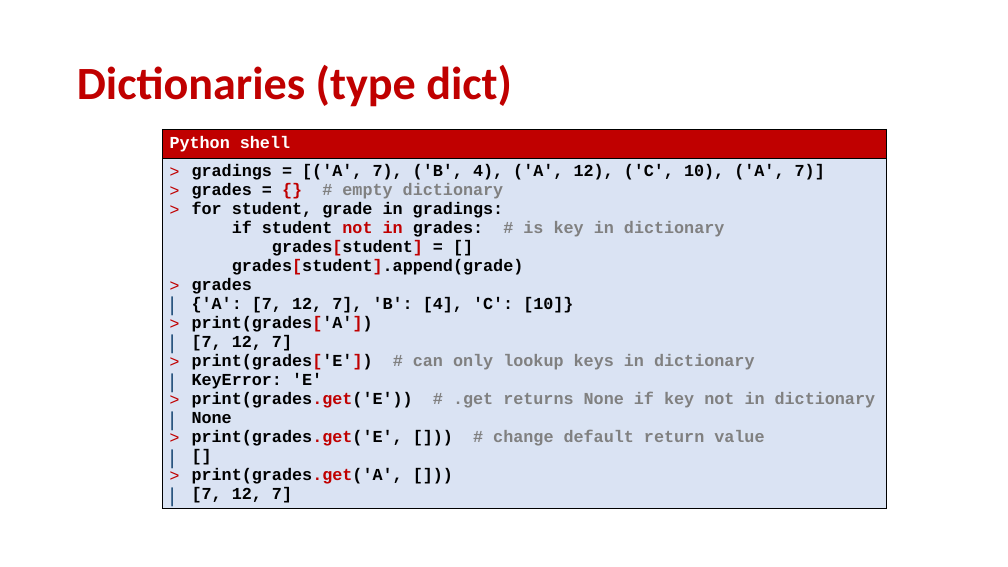
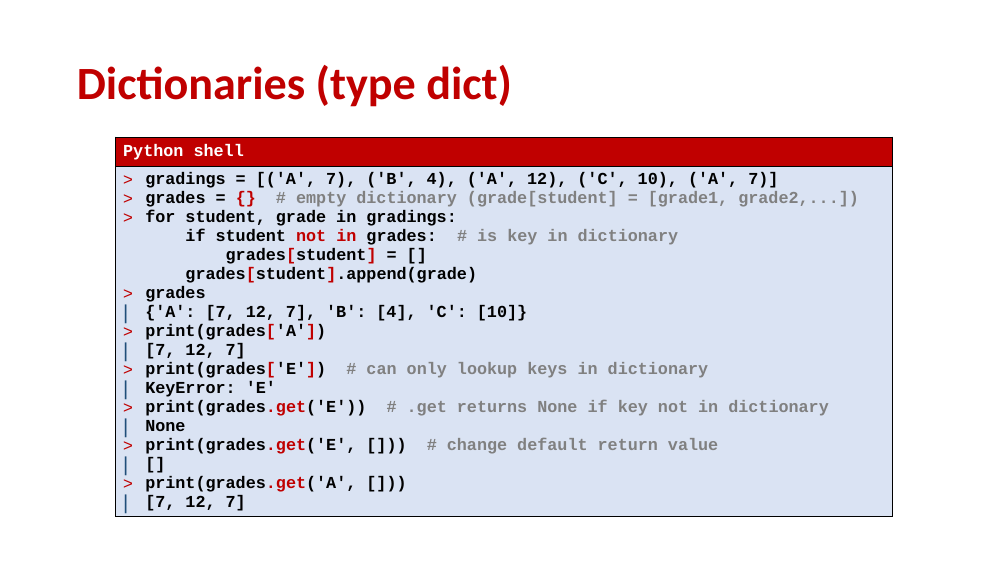
Before and after one commit to gsbrodal/gsbrodal.github.io, a slide deck: slide 4 of ipsa/slides/dictionaries.pptx. Drawn at 1008x567 pixels with LibreOffice and Linux fonts; fonts in the diff are those of the drawing. Boxes give left, top, right and bottom in pixels: in the first picture for what was removed or moved away, otherwise in the second. Text is boxed around its words. In the diff, an @@ line names an element or a change of style, - is before the commit and + after.

Commit message:
all-slides-with-answers.pdf all-slides.pdf dictionaries.pdf dictionaries.pptx tuple.pdf tuple.pptx

```diff
--- a/ipsa/slides/dictionaries.pptx
+++ b/ipsa/slides/dictionaries.pptx
@@ table at box(116, 137, 892, 537) @@
-row 2, column 1: gradings = [('A', 7), ('B', 4), ('A', 12), ('C', 10), ('A', 7)] / grades = {} # empty dictionary / for student, grade in gradings: if student not in grades: # is key in dictionary grades[student] = [] grades[student].append(grade) / grades / {'A': [7, 12, 7], 'B': [4], 'C': [10]} / print(grades['A']) / [7, 12, 7] / print(grades['E']) # can only lookup keys in dictionary / KeyError: 'E' / print(grades.get('E')) # .get returns None if key not in dictionary / None / print(grades.get('E', [])) # change default return value / [] / print(grades.get('A', [])) / [7, 12, 7]
+row 2, column 1: gradings = [('A', 7), ('B', 4), ('A', 12), ('C', 10), ('A', 7)] / grades = {} # empty dictionary (grade[student] = [grade1, grade2,...]) / for student, grade in gradings: if student not in grades: # is key in dictionary grades[student] = [] grades[student].append(grade) / grades / {'A': [7, 12, 7], 'B': [4], 'C': [10]} / print(grades['A']) / [7, 12, 7] / print(grades['E']) # can only lookup keys in dictionary / KeyError: 'E' / print(grades.get('E')) # .get returns None if key not in dictionary / None / print(grades.get('E', [])) # change default return value / [] / print(grades.get('A', [])) / [7, 12, 7]
@@ table: place and size @@
-table at box(162, 129, 886, 529)
+table at box(116, 137, 892, 537)
```
Also in this commit, not shown: 4 other slides changed, 4 other files.
